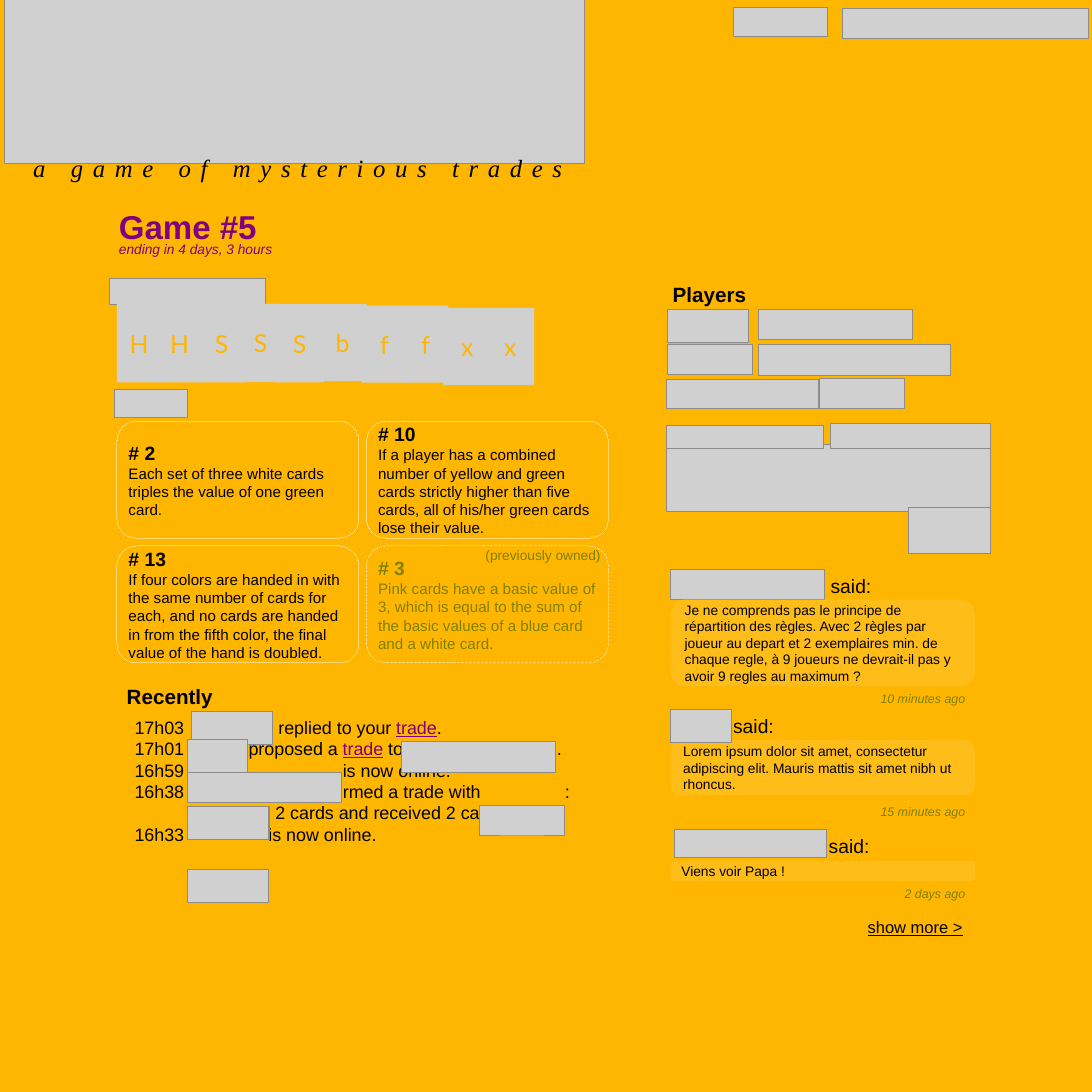
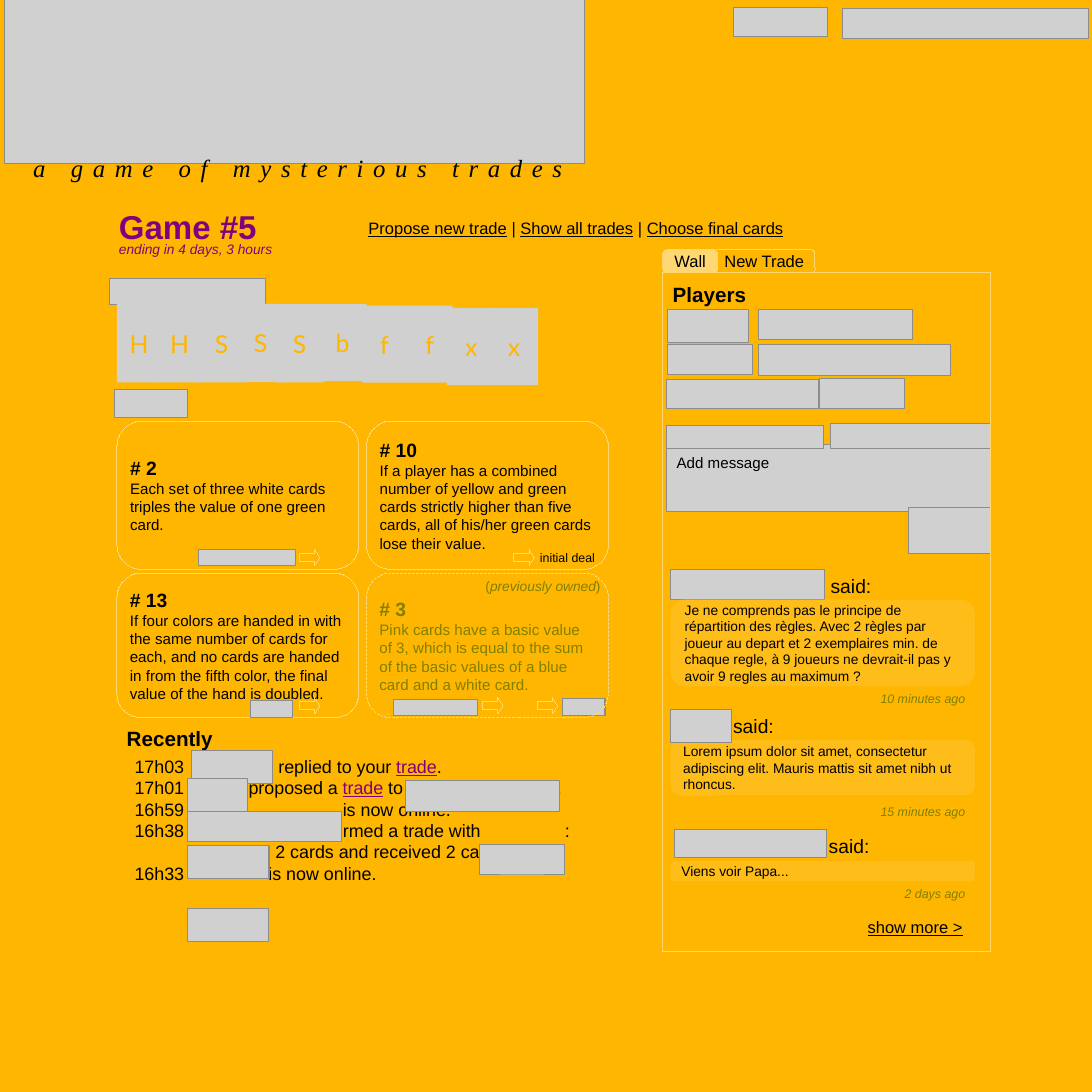
Before and after one commit to manurFR/mystrade-public, a slide deck: slide 1 of design/screens/screens-1.1.odp. Drawn at 1092x1092 pixels with LibreOffice and Linux fonts; fonts in the diff are those of the drawing; grey boxes stand for pictures; background and template pictures are left out. Boxes give left, top, right and bottom in pixels: in the first picture for what was removed or moved away, otherwise in the second. Text is boxed around its words. In the diff, an @@ line names an element or a change of style, - is before the commit and + after.

```diff
--- a/design/screens/screens-1.1.odp
+++ b/design/screens/screens-1.1.odp
@@ text added at (368, 222, 783, 238), 12 pt, text #000000, underline @@
+Propose new trade | Show all trades | Choose final cards
@@ rounded rectangle added at (663, 250, 717, 273), fill #FFD773, outline #FFD773 0 pt, 12 pt, text #000000 @@
+Wall
@@ rounded rectangle added at (713, 250, 815, 273), fill #FFB600, outline #FFD773 0 pt, 12 pt, text #000000 @@
+New Trade
@@ rectangle added at (663, 273, 991, 952), outline #FFD773 0 pt @@
@@ picture "f": place and size @@
-picture "f" at (403, 306, 449, 383)
+picture "f" at (407, 306, 453, 383)
@@ picture "x": place and size @@
-picture "x" at (487, 308, 535, 385)
+picture "x" at (491, 308, 539, 385)
@@ rounded rectangle "# 2": place and size @@
-rounded rectangle "# 2" at (117, 421, 359, 538)
+rounded rectangle "# 2" at (117, 421, 359, 570)
@@ rounded rectangle "# 10": place and size @@
-rounded rectangle "# 10" at (367, 421, 608, 538)
+rounded rectangle "# 10" at (367, 421, 608, 570)
@@ text added at (677, 457, 769, 471), 11 pt, text #000000 @@
+Add message
@@ picture added at (199, 550, 296, 566) @@
@@ right arrow added at (299, 550, 319, 566), outline #FFD773 0 pt @@
@@ right arrow added at (514, 550, 534, 566), outline #FFD773 0 pt @@
@@ text added at (540, 553, 595, 562), 9 pt, text #000000 @@
+initial deal
@@ rounded rectangle "# 13": place and size @@
-rounded rectangle "# 13" at (117, 546, 359, 663)
+rounded rectangle "# 13" at (117, 574, 359, 718)
@@ rounded rectangle "# 3": place and size @@
-rounded rectangle "# 3" at (367, 546, 608, 663)
+rounded rectangle "# 3" at (367, 574, 608, 718)
@@ text "(previously owned)": place and size @@
-text "(previously owned)" at (485, 549, 601, 563)
+text "(previously owned)" at (485, 581, 601, 594)
@@ text "(previously owned)" at (485, 581, 601, 594): italic on in "(previously owned)" @@
@@ picture: place and size @@
-picture at (192, 711, 273, 744)
+picture at (251, 701, 293, 717)
@@ right arrow added at (299, 698, 319, 713), outline #FFD773 0 pt @@
@@ picture added at (394, 700, 479, 716) @@
@@ right arrow added at (483, 698, 502, 713), outline #FFD773 0 pt @@
@@ right arrow added at (537, 698, 557, 713), outline #FFD773 0 pt @@
@@ picture added at (563, 699, 605, 716) @@
@@ 2 texts, 1 picture: place and size @@
-2 texts, 1 picture at (127, 689, 565, 841)
+2 texts, 1 picture at (127, 731, 565, 880)
@@ picture: place and size @@
-picture at (187, 773, 341, 804)
+picture at (187, 779, 248, 812)
@@ picture: place and size @@
-picture at (187, 740, 248, 773)
+picture at (192, 750, 273, 783)
@@ picture: place and size @@
-picture at (402, 742, 556, 773)
+picture at (405, 781, 559, 812)
@@ picture: place and size @@
-picture at (188, 808, 270, 840)
+picture at (187, 812, 341, 842)
@@ picture: place and size @@
-picture at (187, 870, 269, 903)
+picture at (188, 846, 270, 879)
@@ text in rounded rectangle at (681, 866, 788, 879): text changed @@
-Viens voir Papa !
+Viens voir Papa...
@@ picture added at (187, 909, 269, 941) @@
```
Also in this commit, not shown: 1 slide added, 6 other files.
